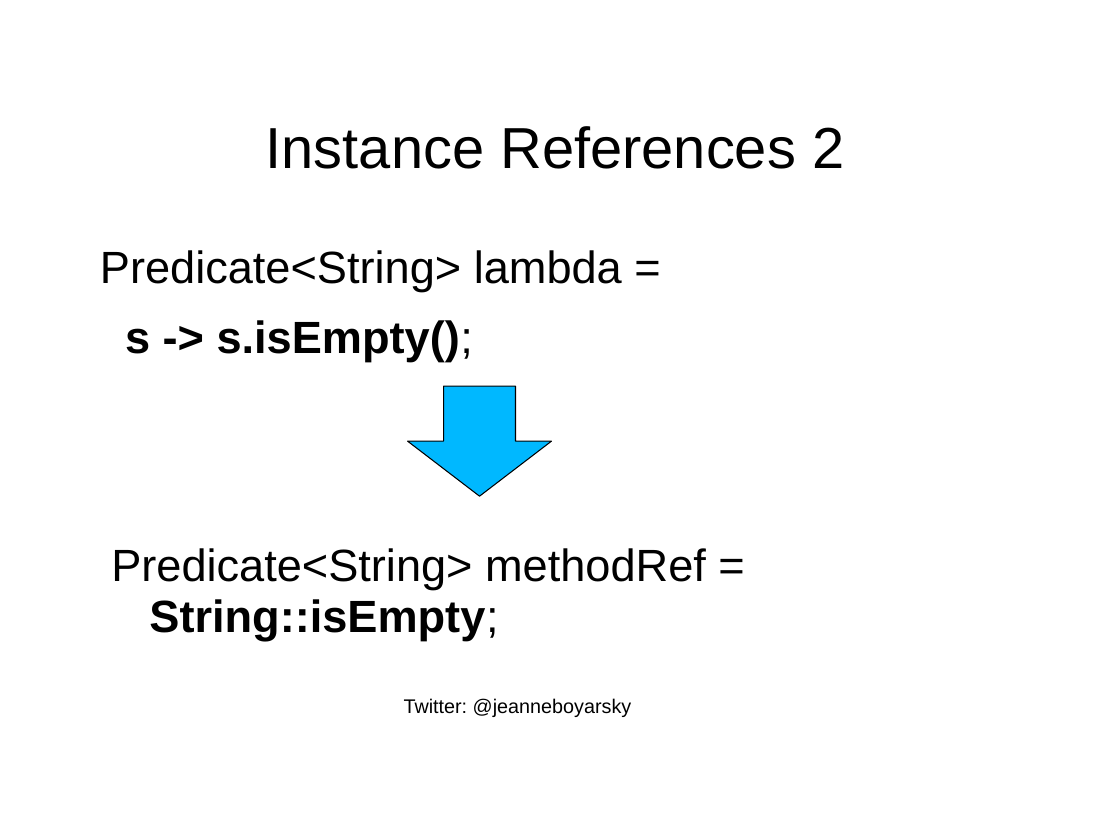
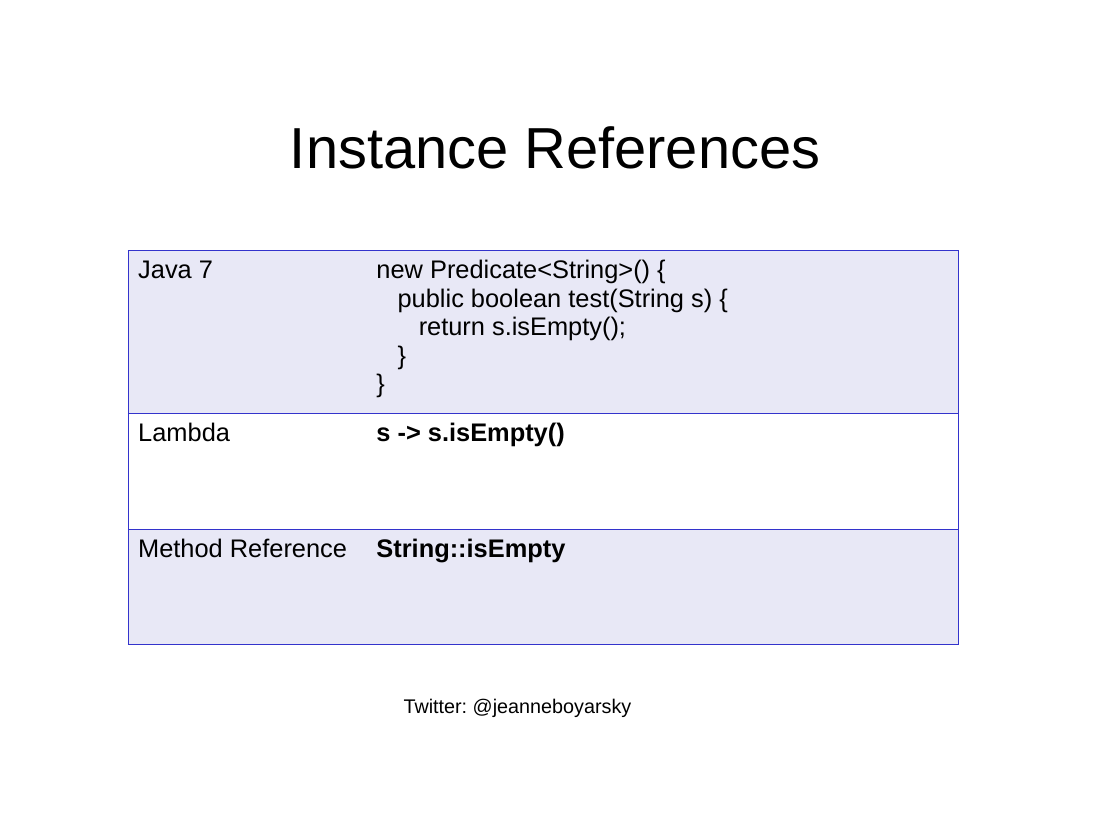
Before and after one commit to boyarsky/java-8-streams-by-puzzles, a slide deck: slide 42 of docs/Slides.ppt (slide 21 before the commit). Drawn at 1120x840 pixels with LibreOffice and Linux fonts; fonts in the diff are those of the drawing; background and template pictures are left out. Boxes give left, top, right and bottom in pixels: in the first picture for what was removed or moved away, otherwise in the second. Text is boxed around its words. In the diff, an @@ line names an element or a change of style, - is before the commit and + after.

```diff
--- a/docs/Slides.ppt
+++ b/docs/Slides.ppt
@@ title at [290, 126, 821, 169]: text changed @@
-Instance References 2
+Instance References
@@ text removed at [100, 250, 622, 362] @@
-Predicate<String> lambda =
-s -> s.isEmpty();
@@ table added at [128, 251, 958, 645], 3 rows, 2 columns @@
+Java 7 | new Predicate<String>() { / public boolean test(String s) { / return s.isEmpty(); / } / }
+Lambda | s -> s.isEmpty()
+Method Reference | String::isEmpty
@@ down arrow removed at [408, 386, 552, 496] @@
@@ text removed at [111, 548, 706, 640] @@
-Predicate<String> methodRef = String::isEmpty;
```
Also in this commit, not shown: 8 other slides changed, 3 other files.
